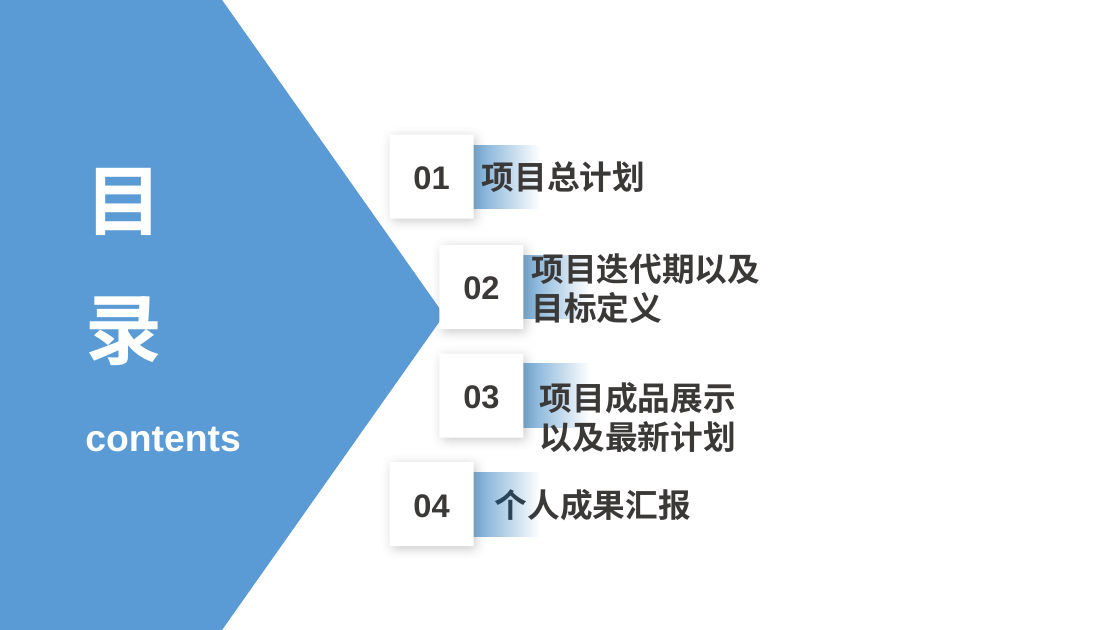
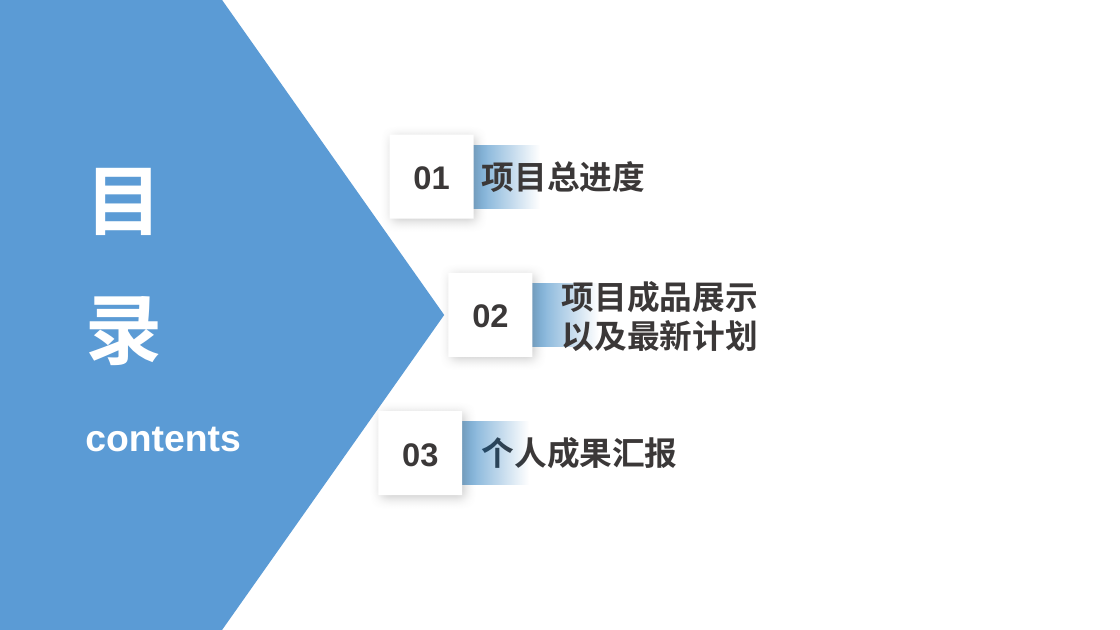
Before and after one commit to Starmoon30/Random-Shop, a slide deck: slide 2 of 其他/第五次阶段性评审PPT.pptx. Drawn at 1120x630 pixels with LibreOffice and Linux fonts; fonts in the diff are those of the drawing. Boxes give left, top, right and bottom in pixels: in the first picture for what was removed or moved away, otherwise in the second. Text is boxed around its words. In the diff, an @@ line names an element or a change of style, - is before the commit and + after.

Commit message:
ppt

```diff
--- a/其他/第五次阶段性评审PPT.pptx
+++ b/其他/第五次阶段性评审PPT.pptx
@@ text at (482, 156, 645, 198): text changed @@
-项目总计划
+项目总进度
@@ rectangle removed at (439, 245, 523, 329) @@
@@ rectangle removed at (471, 256, 589, 320) @@
@@ text removed at (532, 253, 760, 323) @@
-项目迭代期以及目标定义
@@ rectangle: place and size @@
-rectangle at (439, 354, 523, 438)
+rectangle at (449, 273, 533, 357)
@@ text "02": place and size @@
-text "02" at (463, 276, 499, 300)
+text "02" at (472, 304, 508, 328)
@@ rectangle: place and size @@
-rectangle at (471, 364, 589, 428)
+rectangle at (480, 284, 599, 347)
@@ text "项目成品展示以及最新计划" rewrapped from (540, 377, 736, 452) to (562, 281, 758, 351) @@
@@ text "03": place and size @@
-text "03" at (463, 385, 499, 409)
+text "03" at (402, 443, 438, 467)
@@ 2 rectangles, 1 text: place and size @@
-2 rectangles, 1 text at (390, 462, 691, 546)
+2 rectangles, 1 text at (378, 412, 678, 496)
@@ text removed at (413, 494, 449, 518) @@
-04
```
Also in this commit, not shown: 6 other slides changed, 4 slides removed, 2 other files.
